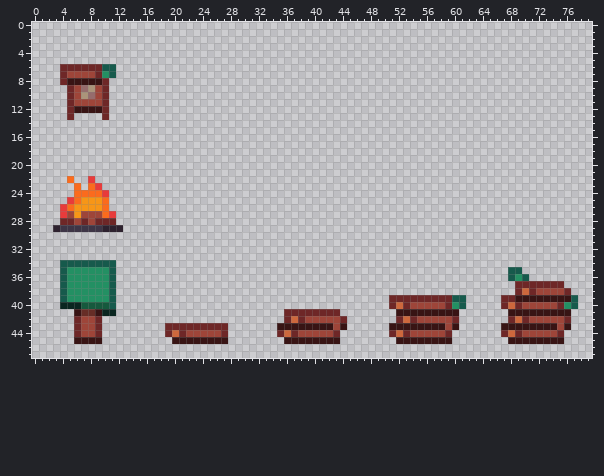
Pixel-art file: Project Games/project BitCraft/Aseprite/Objects1.aseprite. The picture above was drawn from the file before the commit.
80x48 pixels, 1 frame.
Now the later version:
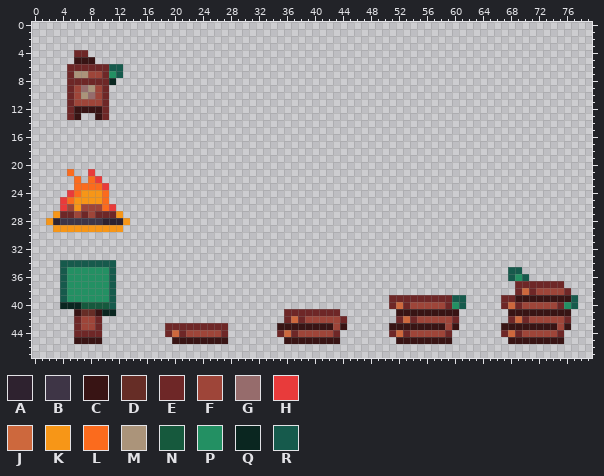
Palette (. is transparent): A #2e222f  B #3e3546  C #381414  D #662d26  E #6e2727  F #9e4539  G #966c6c  H #e83b3b  J #cd683d  K #f79617  L #fb6b1d  M #ab947a  N #16593d  P #239063  Q #0a2620  R #165a4c
Diff:
Colour A is added in row 28 at x 3 and 12.
Colour A replaces colour E in row 28 at x 10 to 11.
Colour B replaces colour E in row 28 at x 4 to 5, 7 and 9.
Colour B replaces colour F in row 28 at x 6 and 8.
Colour C is added in row 5 at x 6 to 8; in row 13 at x 6 and 9.
Colour E is added in row 4 at x 6 to 7.
Colour E replaces colour C in row 8 at x 5 to 9.
Colour E replaces colour F in row 7 at x 5; in row 27 at x 5, 7 and 9; in row 44 at x 7 to 8.
Colour E replaces colour H in row 27 at x 4 and 11.
Colour E replaces colour L in row 27 at x 10.
Colour E replaces colour P in row 7 at x 10.
Colour E replaces colour R in row 6 at x 10.
Colour F replaces colour E in row 7 at x 9.
Colour F replaces colour K in row 26 at x 7 to 9; in row 27 at x 6.
Colour F replaces colour L in row 26 at x 5.
Colour H is added in row 21 at x 8; in row 22 at x 9; in row 23 at x 10; in row 24 at x 5; in row 25 at x 4; in row 26 at x 11.
Colour K is added in row 27 at x 3 and 12; in row 28 at x 2 and 13.
Colour K replaces colour A in row 29 at x 3 and 10 to 12.
Colour K replaces colour B in row 29 at x 4 to 9.
Colour K replaces colour L in row 24 at x 7 to 9; in row 25 at x 6.
Colour L is added in row 21 at x 5; in row 22 at x 6; in row 23 at x 7.
Colour L replaces colour H in row 22 at x 8; in row 23 at x 9; in row 24 at x 10; in row 25 at x 5.
Colour M replaces colour F in row 7 at x 6 to 7.
Colour P replaces colour R in row 7 at x 11.
Colour Q is added in row 8 at x 11.
Colour R is added in rows 6 to 7 at x 12.
Colour E is gone in rows 6 to 8 at x 4.
Colour L is gone in row 22 at x 5.
